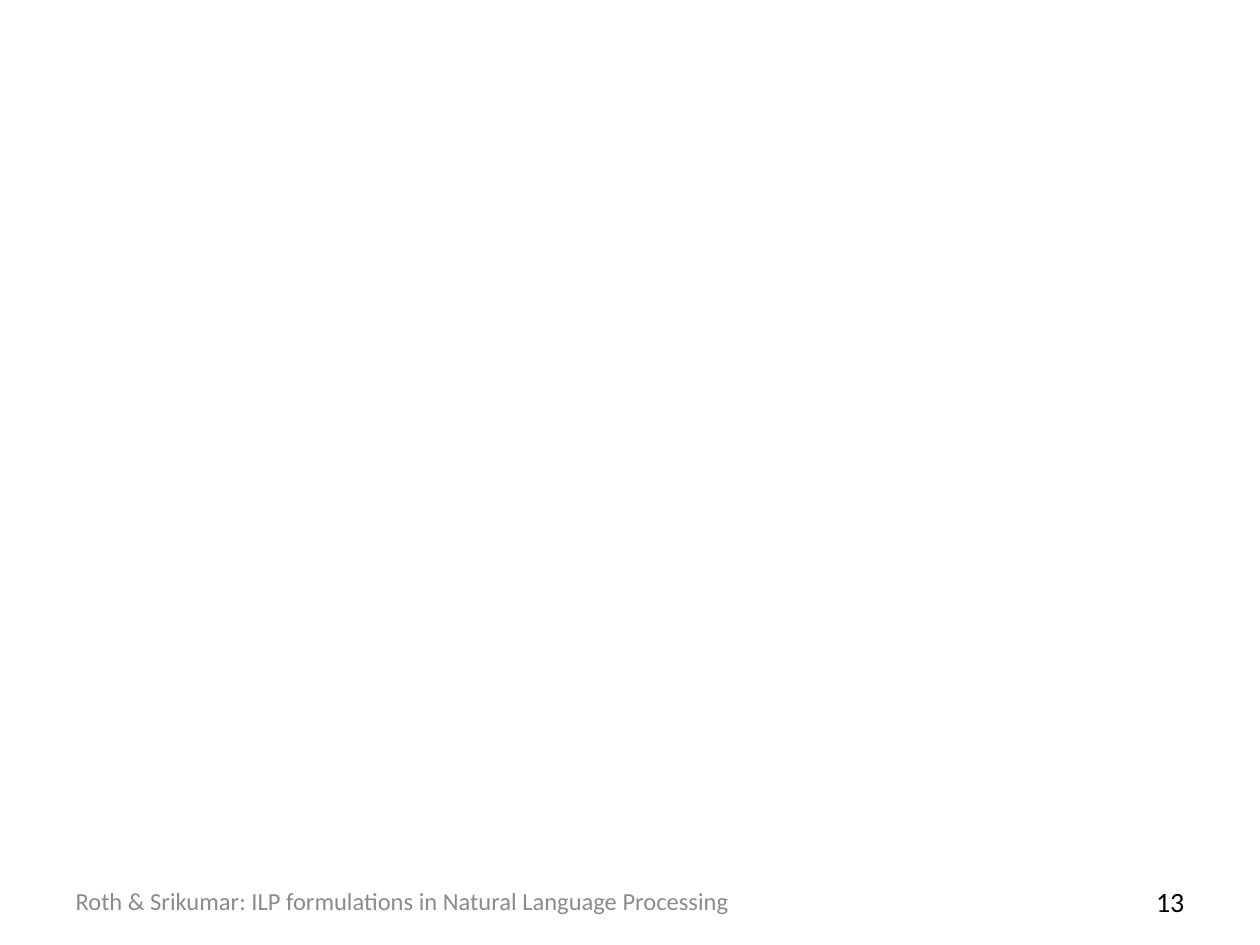
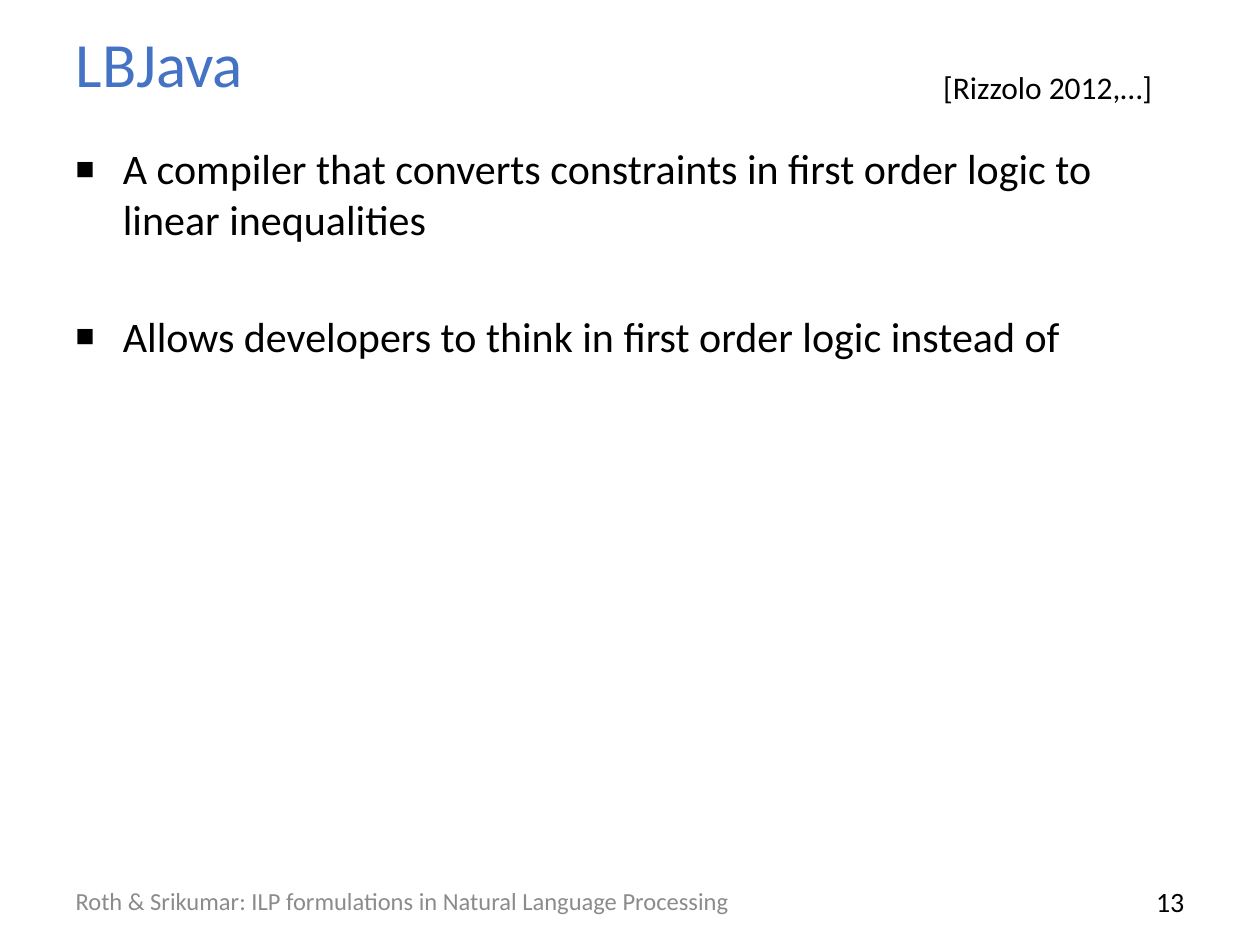
Before and after one commit to ilpinference/ilpinference.github.io, a slide deck: slide 14 of eacl2017/slides/practical-tips.pptx. Drawn at 1260x945 pixels with LibreOffice and Linux fonts; fonts in the diff are those of the drawing. Boxes give left, top, right and bottom in pixels: in the first picture for what was removed or moved away, otherwise in the second. Text is boxed around its words. In the diff, an @@ line names an element or a change of style, - is before the commit and + after.

```diff
--- a/eacl2017/slides/practical-tips.pptx
+++ b/eacl2017/slides/practical-tips.pptx
@@ title added at (76, 46, 244, 88), 36 pt, text #4472C4 @@
+LBJava
@@ text added at (943, 76, 1152, 104), 18 pt, text #000000 @@
+[Rizzolo 2012,…]
@@ text added at (123, 154, 1091, 360), 24 pt, text #000000 @@
+■ A compiler that converts constraints in first order logic to linear inequalities
+■ Allows developers to think in first order logic instead of
```
Also in this commit, not shown: 1 other slide changed, 3 other files.
